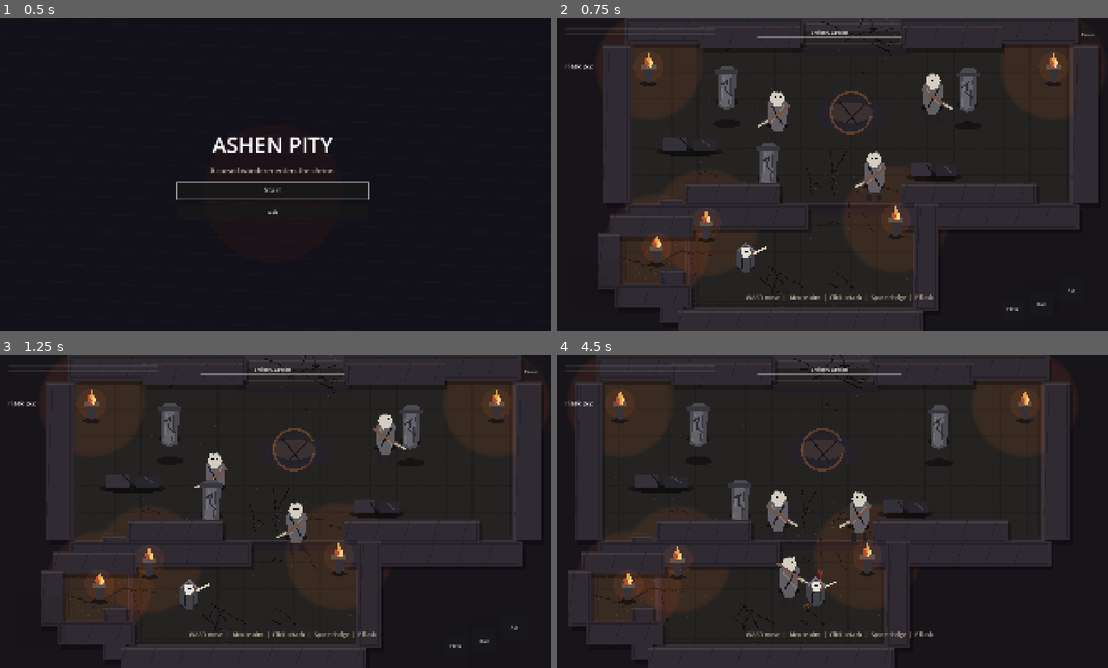
Above: before the commit, frames 1-4 (two rows, left to right).
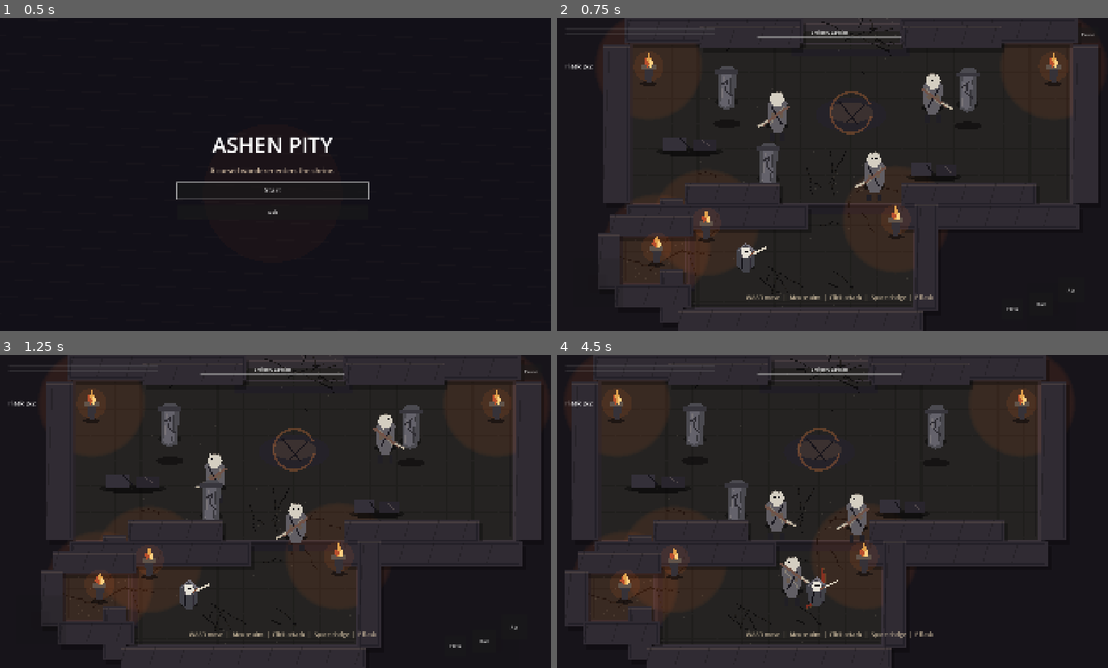
Above: after the commit, the same moments.

Repository: Seifeldin02/AshenPity
Game: Godot game, scene res://scenes/boot/Boot.tscn
The game is run twice, just before and just after one commit, with the same random seed, the same clock (stepped at 60 frames per second) and the same inputs.
Inputs (mouse positions are in pixels of both pictures, inside the frame that each line leads up to):
- Up to frame 1 (0.5 s): no input
- Up to frame 2 (0.75 s): click "Start" at 0.5 s
- Up to frame 3 (1.25 s): no input
- Up to frame 4 (4.5 s): move the mouse to (953, 495) at 1.27 s; hold D (move_right) 1.28-2 s; hold F6 (toggle_performance_mode, bound only after the commit) 1.28-2 s; click (953, 495) at 1.42 s; drag from (716, 527) to (788, 583) at 2.02 s; move the mouse to (887, 442) at 2.77 s; hold D (move_right) 2.78-3.5 s; hold F6 (toggle_performance_mode, bound only after the commit) 2.78-3.5 s; tap F (flask) at 2.85 s; drag from (799, 574) to (898, 486) at 3.52 s; move the mouse to (997, 558) at 4.27 s; hold A (move_left) from 4.28 s (still down); hold M (toggle_mobile) from 4.28 s (still down)

Frame 1 is identical in both runs. In frame 2, less than 0.1% of the frame differs, in the area x 36-71%, y 23-55%; in frame 3, less than 0.1%; in frame 4, 4.1%, in the area x 1-94%, y 0-100%.

Commit message:
perf: prepare 120hz gameplay and diagnostics

Diff:
--- a/project.godot
+++ b/project.godot
@@ -14,6 +14,7 @@
 
 GameBalance="*res://scripts/autoload/GameBalance.gd"
 InputRouter="*res://scripts/autoload/InputRouter.gd"
+PerformanceStats="*res://scripts/autoload/PerformanceStats.gd"
 SceneFlow="*res://scripts/autoload/SceneFlow.gd"
 
 [display]
@@ -22,9 +23,14 @@
 window/size/viewport_height=1080
 window/size/mode=2
 window/size/resizable=true
+window/vsync/vsync_mode=1
 window/stretch/mode="canvas_items"
 window/stretch/aspect="expand"
 window/handheld/orientation=2
+
+[physics]
+
+common/physics_ticks_per_second=120
 
 [input]
 
@@ -78,6 +84,11 @@
 "events": [Object(InputEventKey,"resource_local_to_scene":false,"resource_name":"","device":-1,"window_id":0,"alt_press …(190 unchanged characters)…
 ]
 }
+toggle_performance_mode={
+"deadzone": 0.5,
+"events": [Object(InputEventKey,"resource_local_to_scene":false,"resource_name":"","device":-1,"window_id":0,"alt_pressed":false,"shift_pressed":false,"ctrl_pressed":false,"meta_pressed":false,"pressed":false,"keycode":4194337,"physical_keycode":0,"key_label":0,"unicode":0,"location":0,"echo":false,"script":null)
+]
+}
 
 [rendering]
 
--- /dev/null
+++ b/scripts/autoload/PerformanceStats.gd
@@ -0,0 +1,59 @@
+extends Node
+
+const MAX_SAMPLES := 240
+
+var lightweight_mode := false
+var _frame_times_ms: Array[float] = []
+
+func _process(delta: float) -> void:
+	_frame_times_ms.append(delta * 1000.0)
+	if _frame_times_ms.size() > MAX_SAMPLES:
+		_frame_times_ms.pop_front()
+
+
+func set_lightweight_mode(value: bool) -> void:
+	lightweight_mode = value
+
+
+func average_frame_time_ms() -> float:
+	if _frame_times_ms.is_empty():
+		return 0.0
+	var total := 0.0
+	for value in _frame_times_ms:
+		total += value
+	return total / float(_frame_times_ms.size())
+
+
+func p95_frame_time_ms() -> float:
+	if _frame_times_ms.is_empty():
+		return 0.0
+	var sorted := _frame_times_ms.duplicate()
+	sorted.sort()
+	var index := clampi(int(ceil(float(sorted.size()) * 0.95)) - 1, 0, sorted.size() - 1)
+	return sorted[index]
+
+
+func display_refresh_rate() -> float:
+	var rate := DisplayServer.screen_get_refresh_rate()
+	return rate if rate > 0.0 else 0.0
+
+
+func physics_tick_rate() -> int:
+	return Engine.physics_ticks_per_second
+
+
+func active_enemy_count() -> int:
+	return get_tree().get_nodes_in_group("enemies").filter(func(enemy: Node) -> bool: return is_instance_valid(enemy) and enemy.get("health") > 0.0).size()
+
+
+func snapshot(player_state: String = "") -> Dictionary:
+	return {
+		"fps": Engine.get_frames_per_second(),
+		"display_refresh_hz": display_refresh_rate(),
+		"avg_frame_ms": average_frame_time_ms(),
+		"p95_frame_ms": p95_frame_time_ms(),
+		"physics_hz": physics_tick_rate(),
+		"active_enemies": active_enemy_count(),
+		"player_state": player_state,
+		"lightweight_mode": lightweight_mode
+	}
--- a/scripts/enemies/ShrineGuardian.gd
+++ b/scripts/enemies/ShrineGuardian.gd
@@ -195,6 +195,10 @@
 		visual.set_pose(facing, state_name, health / GameBalance.ENEMY_MAX_HEALTH)
 
 
+func apply_performance_mode(lightweight: bool) -> void:
+	ash.amount = 36 if lightweight else 72
+
+
 func _set_state(new_state: EnemyState, duration: float) -> void:
 	state = new_state
 	_state_timer = duration
--- a/scripts/player/PlayerController.gd
+++ b/scripts/player/PlayerController.gd
@@ -221,6 +221,10 @@
 
 func is_dodge_invulnerable() -> bool:
 	return state == PlayerState.DODGE and invulnerable
+
+
+func apply_performance_mode(lightweight: bool) -> void:
+	dust.amount = 10 if lightweight else 18
 
 
 func _set_state(new_state: PlayerState, duration: float) -> void:
--- a/scripts/world/ShrineArena.gd
+++ b/scripts/world/ShrineArena.gd
@@ -38,6 +38,9 @@
 		_debug_visible = not _debug_visible
 		if is_instance_valid(_debug_label):
 			_debug_label.visible = _debug_visible
+	if event.is_action_pressed("toggle_performance_mode"):
+		PerformanceStats.set_lightweight_mode(not PerformanceStats.lightweight_mode)
+		_apply_performance_mode()
 	if event.is_action_pressed("pause"):
 		_toggle_pause()
 
@@ -170,6 +173,7 @@
 		guardians.append(guardian)
 		if guardian.has_signal("died"):
 			guardian.died.connect(_on_guardian_died.bind(guardian))
+	_apply_performance_mode()
 
 
 func _spawn_ui() -> void:
@@ -212,6 +216,14 @@
 		_hud.show_death_prompt()
 
 
+func _apply_performance_mode() -> void:
+	if is_instance_valid(player) and player.has_method("apply_performance_mode"):
+		player.apply_performance_mode(PerformanceStats.lightweight_mode)
+	for guardian in guardians:
+		if is_instance_valid(guardian) and guardian.has_method("apply_performance_mode"):
+			guardian.apply_performance_mode(PerformanceStats.lightweight_mode)
+
+
 func _toggle_pause() -> void:
 	if not is_instance_valid(_hud):
 		return
@@ -224,14 +236,20 @@
 	var enemy_state := "none"
 	if not guardians.is_empty() and is_instance_valid(guardians[0]):
 		enemy_state = str(guardians[0].get("state_name"))
-	_debug_label.text = "FPS: %d\nPlayer HP: %.0f\nStamina: %.0f\nState: %s\nAim: %s\nTouch: %s\nEnemy: %s\nGuardians: %d\nCamera: %s" % [
+	var stats := PerformanceStats.snapshot(player.get("state_name") if is_instance_valid(player) else "none")
+	_debug_label.text = "FPS: %d\nRefresh: %.0f Hz\nAvg frame: %.2f ms\nP95 frame: %.2f ms\nPhysics: %d Hz\nPerf mode: %s\nPlayer HP: %.0f\nStamina: %.0f\nState: %s\nAim: %s\nTouch: %s\nEnemy: %s\nGuardians: %d\nCamera: %s" % [
 		Engine.get_frames_per_second(),
+		stats["display_refresh_hz"],
+		stats["avg_frame_ms"],
+		stats["p95_frame_ms"],
+		stats["physics_hz"],
+		"light" if stats["lightweight_mode"] else "full",
 		player.get("health") if is_instance_valid(player) else 0.0,
 		player.get("stamina") if is_instance_valid(player) else 0.0,
 		player.get("state_name") if is_instance_valid(player) else "none",
 		str(player.get("facing").round()) if is_instance_valid(player) else "none",
 		str(InputRouter.touch_active),
 		enemy_state,
-		guardians.size(),
+		stats["active_enemies"],
 		str(camera.global_position.round())
 	]
--- a/scripts/world/ShrineRouteLayer.gd
+++ b/scripts/world/ShrineRouteLayer.gd
@@ -43,6 +43,8 @@
 		draw_polyline(crack, Color(0.035, 0.030, 0.034, 0.78), 3.0)
 		draw_polyline(crack, Color(0.56, 0.49, 0.39, 0.12), 1.0)
 	for point in _ash:
+		if PerformanceStats.lightweight_mode and int(point.x + point.y) % 2 == 0:
+			continue
 		draw_circle(point, _rng.randf_range(1.0, 2.2), Color(0.75, 0.70, 0.62, 0.13))
 	for torch_pos in Route.TORCHES:
 		_draw_light_pool(torch_pos, 170.0)
Not shown, changed: .gitignore
